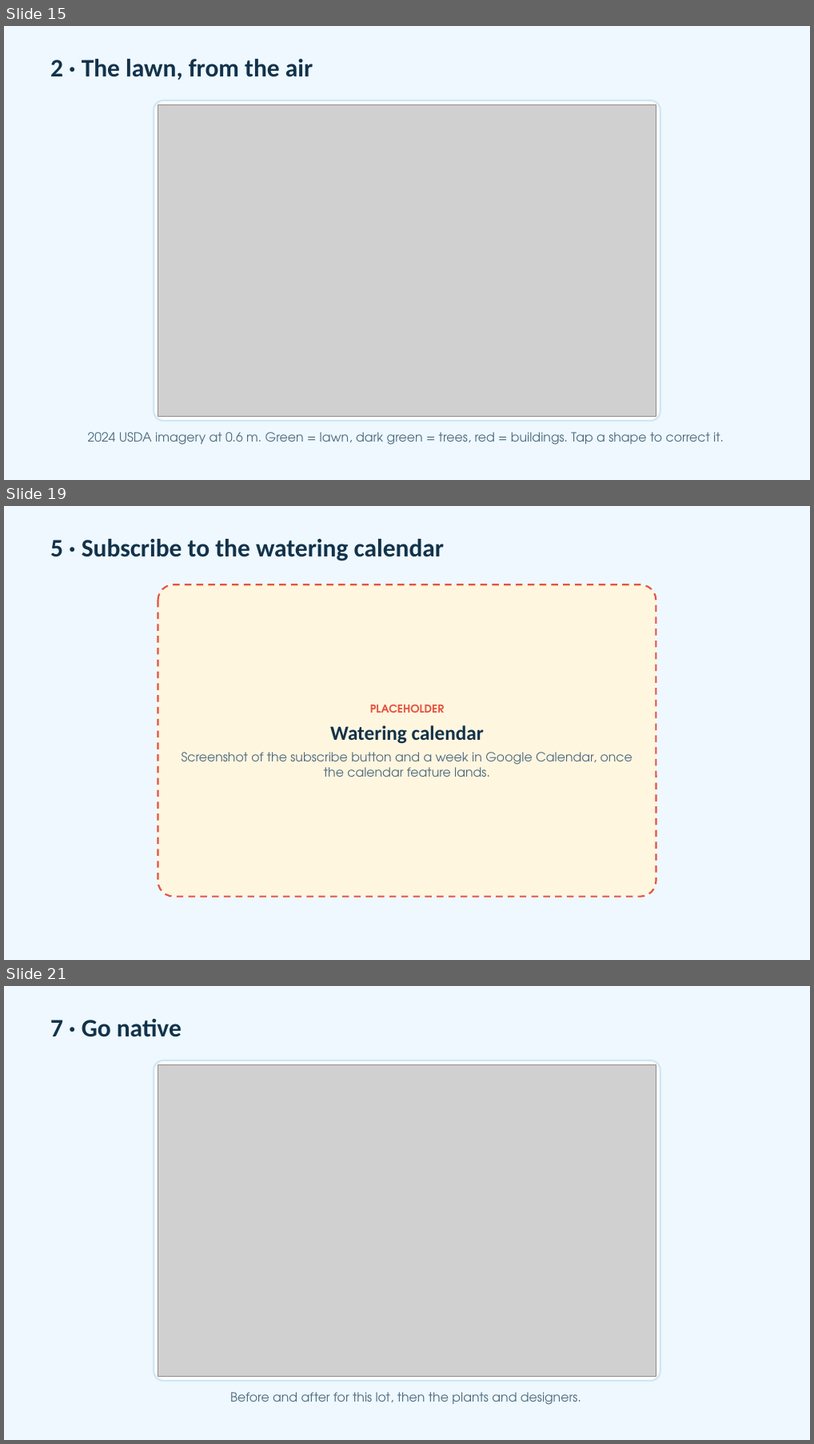
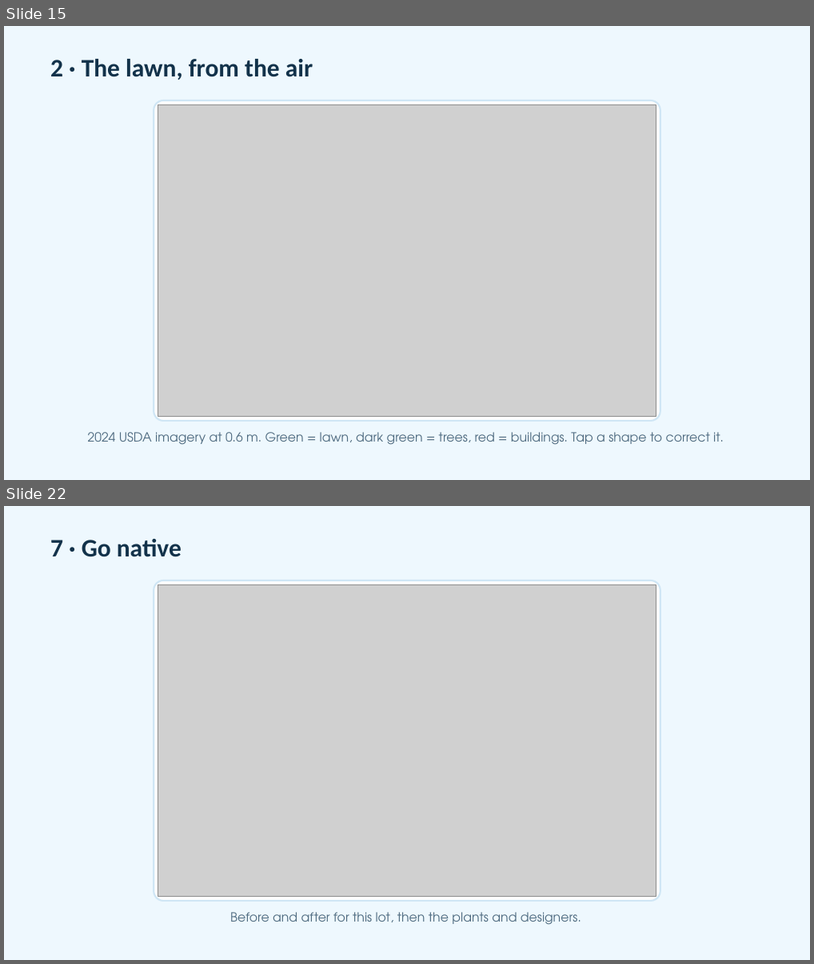
Before and after one commit to adamfortuna/overwatering, a slide deck: docs/pitch/overwatering.pptx. Shown one above the other, each under a label of ours: slides 15, 19 and 21 before the commit, slides 15 and 22 after it; the slides between them are not shown. The pictures are 814x1444 and 814x964 pixels, drawn with LibreOffice and Linux fonts; fonts in the diff are those of the drawing; grey boxes stand for pictures. Boxes give left, top, right and bottom in pixels: in the first picture for what was removed or moved away, otherwise in the second. Text is boxed around its words. In the diff, an @@ line names an element or a change of style, - is before the commit and + after.

```diff
--- a/docs/pitch/overwatering.pptx
+++ b/docs/pitch/overwatering.pptx
@@ slide 19 removed at (4,506,810,960), background #EEF8FE @@
@@ text removed at (50,539,445,561) @@
-5 · Subscribe to the watering calendar
@@ rounded rectangle removed at (158,584,657,896) @@
@@ text removed at (182,704,633,776) @@
-PLACEHOLDER
-Watering calendar
-Screenshot of the subscribe button and a week in Google Calendar, once the calendar feature lands.
@@ what was slide 21 is now slide 22 @@
```
Also in this commit, not shown: 2 slides changed, 5 slides added, 3 other slides removed, 18 other files.
